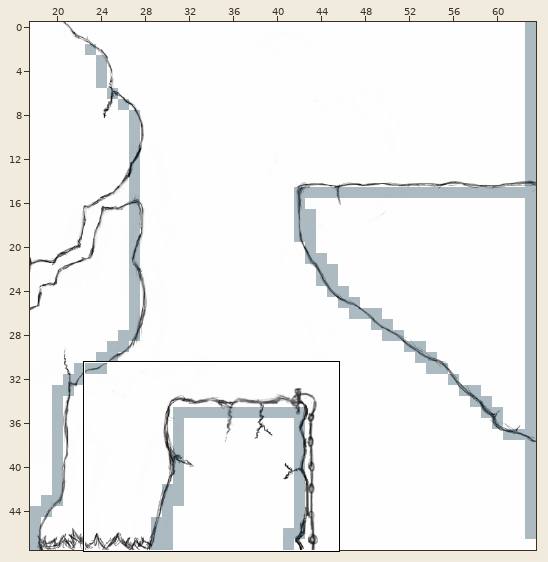
Two versions of a level (Tiled map, assets/maps/level3.tmx). The first picture is a wide view before the edit; the outline marks the close-up.
Close-up. Before the edit:
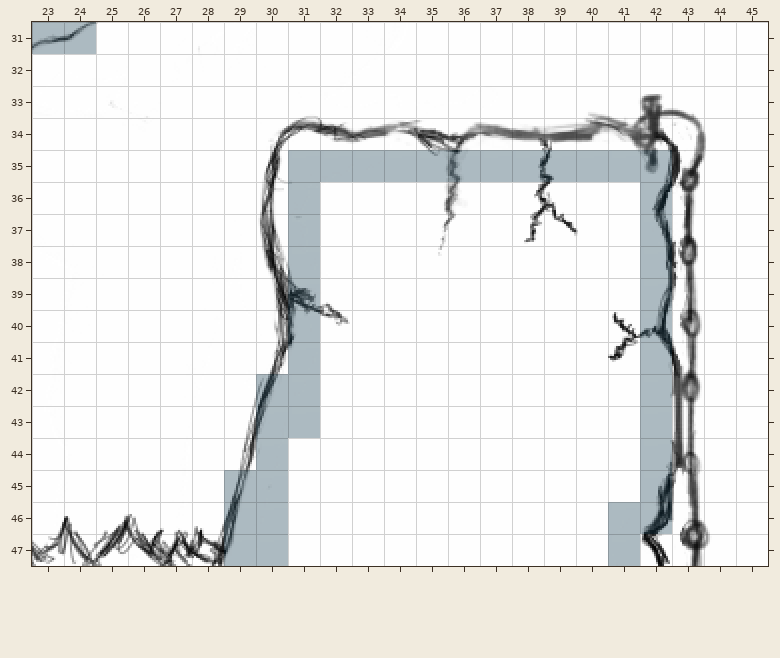
Cells are 16x16 px. Shown: x 23..45, y 31..47. The commit also changed other parts of the map, which this record leaves out.
After:
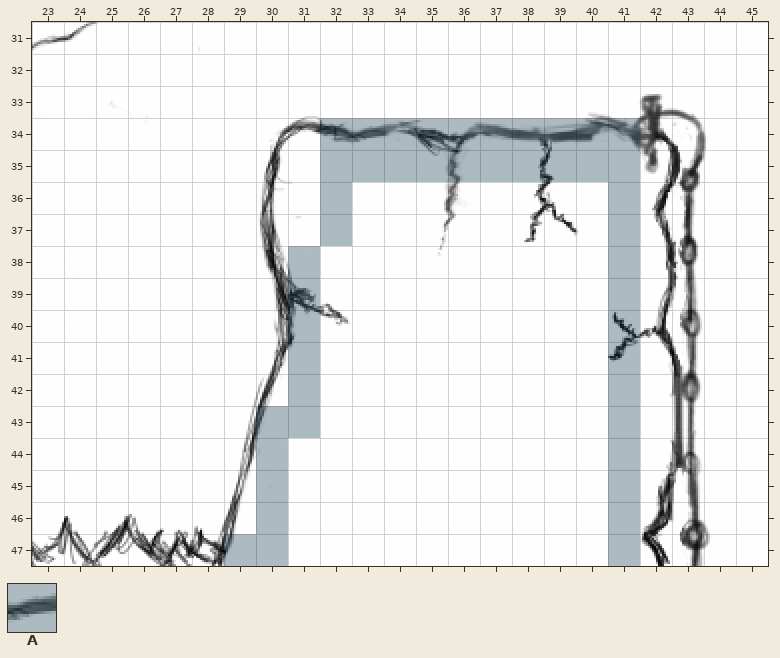
Key: from "tileset": A 0.
_ is an empty cell, . an unchanged one.
See-through tiles are keyed as they look on the map.
The edit:
--- layer "collision"
@@ x 23..24 @@
-31 AA
+31 __
@@ x 29..42 @@
-34 ...__________.
-35 ..A..........A
-36 ..A_........_A
-37 ..A_........_A
-38 ............_A
-39 ............_A
-40 ............_A
-41 ............_A
-42 .A.........._A
-43 ............_A
-44 ............_A
-45 A..........._A
-46 A............A
+34 ...AAAAAAAAAA.
+35 .._.........._
+36 .._A........A_
+37 .._A........A_
+38 ............A_
+39 ............A_
+40 ............A_
+41 ............A_
+42 ._..........A_
+43 ............A_
+44 ............A_
+45 _...........A_
+46 _............_
